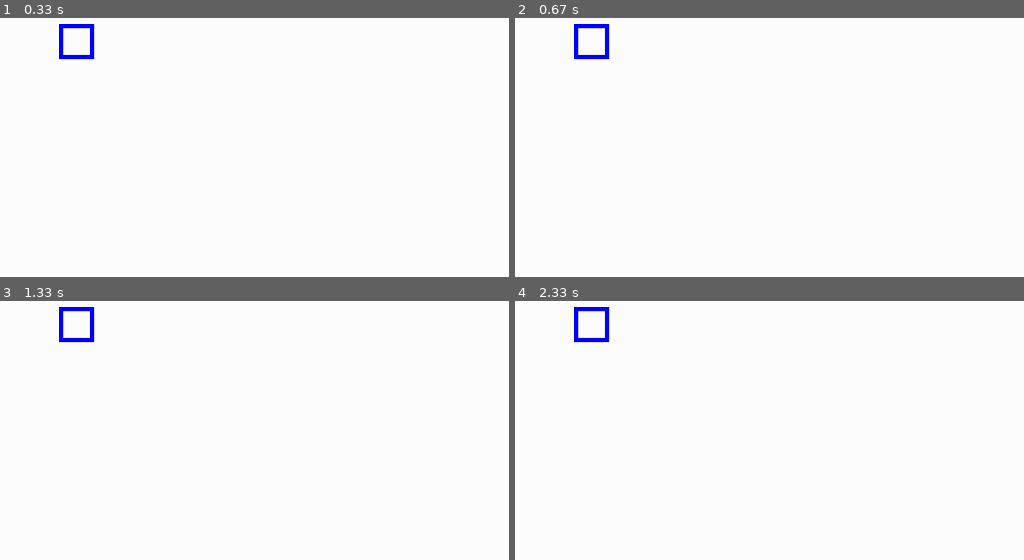
Above: before the commit, frames 1-4 (two rows, left to right).
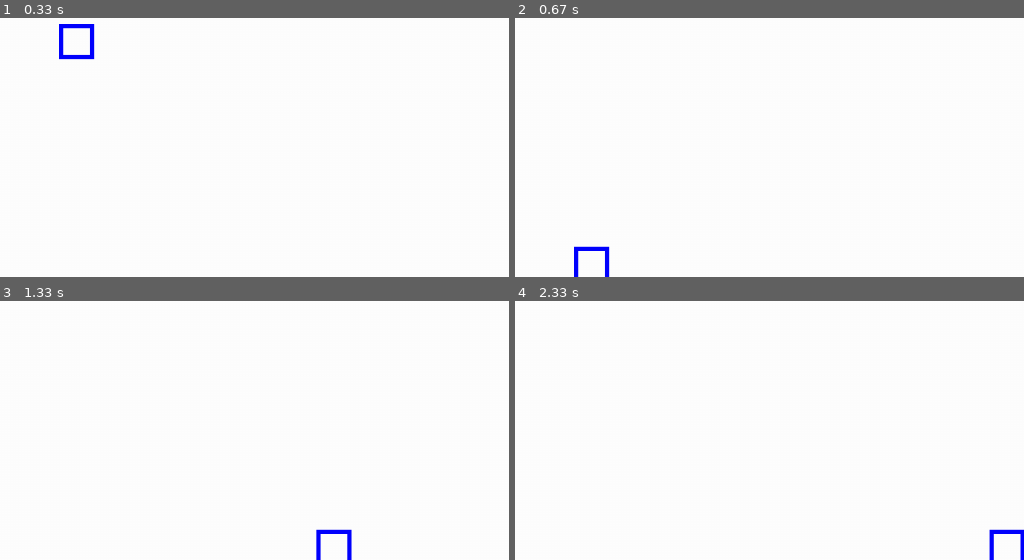
Above: after the commit, the same moments.

Repository: Thickney/PyGameSMB
Game: pygame game, started from SMB.py
The game is run twice, just before and just after one commit, with the same random seed, the same clock (stepped at 60 frames per second) and the same inputs. The source is Python 2; it was converted automatically to run under Python 3.
Inputs:
- Up to frame 1 (0.33 s): no input
- Up to frame 2 (0.67 s): tap Space at 0.33 s
- Up to frame 3 (1.33 s): hold D 0.67-1.13 s; tap Space at 0.73, 1.03, 1.23 s; hold Shift from 1.17 s (still down); hold D from 1.17 s (still down)
- Up to frame 4 (2.33 s): tap Space at 1.53, 2.23 s; release Shift at 1.63 s; release D at 1.63 s; hold A from 2.17 s (still down)

Frame 1 is identical in both runs. In frame 2, 0.8% of the frame differs, in the area x 11-19%, y 2-100%; in frame 3, 0.8%, in the area x 11-70%, y 2-100%; in frame 4, 0.8%.

Commit message:
Move, Run, Jump, etc
Jumping still needs a bit of work.

Diff:
--- a/SMB.py
+++ b/SMB.py
@@ -48,14 +48,14 @@
         self.rect = Rect(self.x,self.y,self.w,self.h)
 
     def changeState (self, stateID):
-        if allStates.get(stateID) is None:
+        if self.allStates.get(stateID) is None:
             return
         else:
-            newState = allStates.get(stateID)
-            self.currState.exit(self)
+            self.newState = self.allStates.get(stateID)
+            self.currState.exitState(self)
             self.prevState = self.currState
             self.currState = self.newState
-            self.currState.enter(self)
+            self.currState.enterState(self)
 
     def draw (self):
         pygame.draw.rect(screen, self.color, [self.x,self.y,self.w,self.h], 6)
@@ -63,19 +63,21 @@
 
 # Mario
 class Mario (Entity):
-
     def __init__ (self, x, y, w, h, color):
         Entity.__init__(self, x, y, w, h, color)
-        self.allStates = { "idle":MarioStateIdle(), "move":MarioStateMove() }
+        self.allStates = { "idle":MarioStateIdle(), "move":MarioStateMove(), "run":MarioStateRun(), "jump":MarioStateJump() }
         self.prevState = self.allStates.get("idle")
         self.currState = self.prevState
-        self.speed = 1
+        self.speed = 0.5
+        self.isDead = False
+        self.dy = 0
+        self.jumpHeight = 2
+        self.velocity = 0
 
     def update (self, deltaTime):
         self.currState.execute(self, deltaTime)
 
 
-
 # State
 class State:
 
@@ -98,17 +100,15 @@
         print "Entering Mario Idle."
 
     def execute (self, entity, deltaTime):
-        for event in pygame.event.get():
-            if event.type == KEYDOWN:
-                if event.key == K_a:
-                    direction = "left"
-                    changeState("move")
-
-                elif event.key == K_d:
-                    direction = "right"
-                    changeState("move")
-            else:
-                changeState("idle")
+        key = pygame.key.get_pressed()
+        if key[K_SPACE]:
+            entity.changeState("jump")
+        elif key[K_a]:
+            entity.direction = "left"
+            entity.changeState("move")
+        elif key[K_d]:
+            entity.direction = "right"
+            entity.changeState("move")
 
     def exitState (self, entity):
         print "Exiting Mario Idle."
@@ -120,26 +120,96 @@
 class MarioStateMove (State):
 
     def enterState (self, entity):
-        print "Entering Mario Idle."
-
-    def execute (self, entity, deltaTime):
-        for event in pygame.event.get():
-            if event.type == KEYDOWN:
-                if event.key == K_a:
-                    direction = "left"
-                    entity.translate(-1, 0)
-
-                elif event.key == K_d:
-                    direction = "right"
-                    entity.translate(1, 0)
-            else:
-                changeState("idle")
-
-    def exitState (self, entity):
-        print "Exiting Mario Idle."
+        print "Entering Mario Move."
+
+    def execute (self, entity, deltaTime):
+        key = pygame.key.get_pressed()
+        if key[K_LSHIFT]:
+            mario.changeState("run")
+
+        if key[K_a]:
+            mario.translate(-(mario.speed) * deltaTime, 0)
+            mario.direction = "left"
+
+        if key[K_d]:
+            mario.translate(mario.speed * deltaTime, 0)
+            mario.direction = "right"
+
+        if not key[K_a] and not key[K_d]:
+            mario.changeState("idle")
+
+    def exitState (self, entity):
+        print "Exiting Mario Move."
 
     def toString (self):
         return "move"
+
+# MarioStateRun
+class MarioStateRun (State):
+
+    def enterState (self, entity):
+        print "Entering Mario Run."
+
+    def execute (self, entity, deltaTime):
+        key = pygame.key.get_pressed()
+
+        # Check if player stopped running.
+        if not key[K_LSHIFT]:
+            if not key[K_a] and not key[K_d]:
+                mario.changeState("idle")
+            if key[K_a]:
+                mario.direction = "left"
+                mario.changeState("move")
+            if key[K_d]:
+                mario.direction = "right"
+                mario.changeState("move")
+
+        # Still running.
+        else:
+            if key[K_a]:
+                mario.translate(-(mario.speed) * deltaTime * 2, 0)
+                mario.direction = "left"
+
+            if key[K_d]:
+                mario.translate(mario.speed * deltaTime * 2, 0)
+                mario.direction = "right"
+
+    def exitState (self, entity):
+        print "Exiting Mario Run."
+
+    def toString (self):
+        return "run"
+
+# MarioStateJump
+class MarioStateJump (State):
+
+    def enterState (self, entity):
+        print "Entering Mario Jump."
+        mario.velocity = 0
+        self.startHeight = mario.y
+
+    def execute (self, entity, deltaTime):
+        key = pygame.key.get_pressed()
+
+        # Update upward velocity.
+        mario.dy += mario.velocity
+        mario.velocity += gravity
+
+        # Start falling back down.
+        if mario.y < self.startHeight - mario.jumpHeight:
+            mario.velocity *= -0.95;
+
+        mario.translate(0, mario.velocity * deltaTime)
+
+        # Landed.
+        if mario.y >= groundY:
+            mario.changeState("idle")
+
+    def exitState (self, entity):
+        print "Exiting Mario Jump."
+
+    def toString (self):
+        return "jump"
 
 
 ####################################
@@ -149,28 +219,29 @@
 pygame.init()
 screenSize = [1280,720]
 screenBGColor = white
-deltaTime = 0
 
 screen = pygame.display.set_mode(screenSize)
 pygame.display.set_caption("SMB")
 
 mario = Mario(screenSize[0]/2, screenSize[1]/2, 50, 50, blue)
+groundY = screenSize[1] - 50
+gravity = 0.1
 
 clock = pygame.time.Clock()
 running = True
 
+
 ####################################
 # Functions
 ####################################
 
 def render ():
     screen.fill(screenBGColor)
+    mario.draw()
+    pygame.display.flip()
+
+def tick ():
     deltaTime = clock.tick(60)
-    mario.draw()
-
-    pygame.display.flip()
-
-def tick ():
     mario.update(deltaTime)
 
 ####################################
@@ -181,8 +252,14 @@
     for event in pygame.event.get():
         if event.type == QUIT:
             running = False
+        if event.type == KEYDOWN and event.key == K_ESCAPE:
+            running = False
 
     tick()
     render()
 
+    if mario.isDead:
+        print "Game Over"
+        running = False
+
 pygame.quit()
